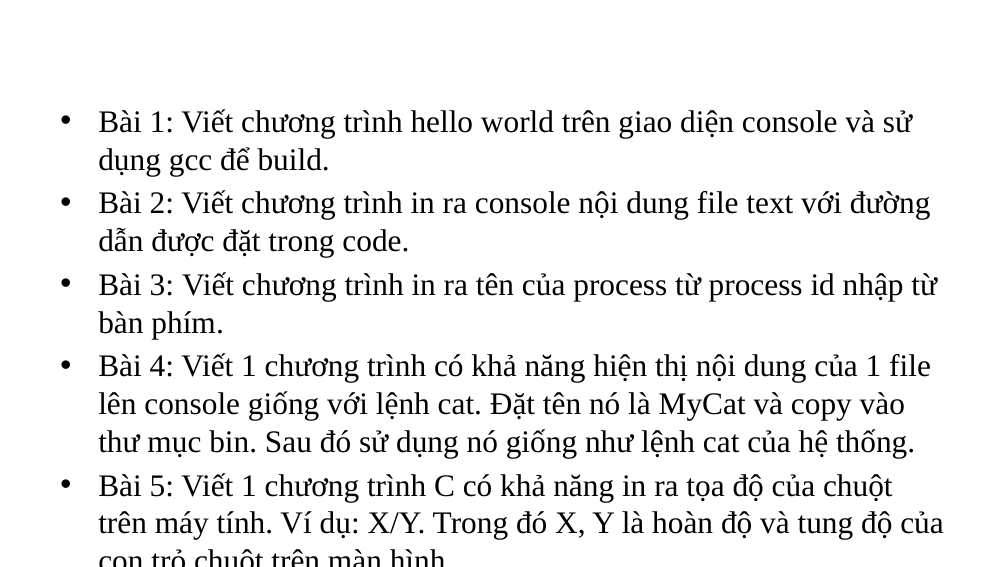
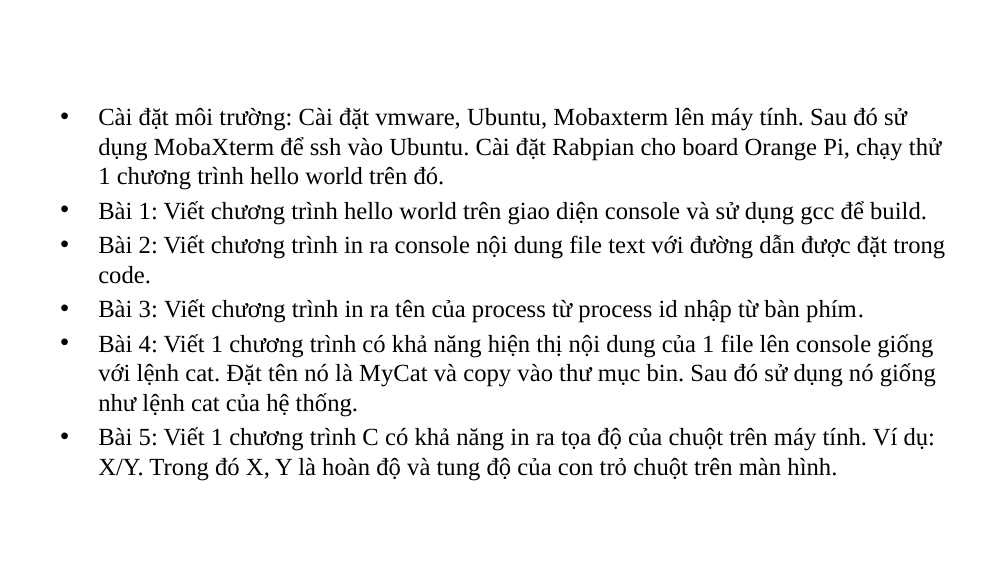
Before and after one commit to phuthodien/training_linux_embedded, a slide deck: slide 11 of Bai 1/Bài 1 - Tổng quan về hdh Unix.pptx (slide 12 before the commit). Drawn at 1008x567 pixels with LibreOffice and Linux fonts; fonts in the diff are those of the drawing; background and template pictures are left out. Boxes give left, top, right and bottom in pixels: in the first picture for what was removed or moved away, otherwise in the second. Text is boxed around its words. In the diff, an @@ line names an element or a change of style, - is before the commit and + after.

```diff
--- a/Bai 1/Bài 1 - Tổng quan về hdh Unix.pptx
+++ b/Bai 1/Bài 1 - Tổng quan về hdh Unix.pptx
@@ text at box(98, 108, 942, 190): paragraph added @@
+• Cài đặt môi trường: Cài đặt vmware, Ubuntu, Mobaxterm lên máy tính. Sau đó sử dụng MobaXterm để ssh vào Ubuntu. Cài đặt Rabpian cho board Orange Pi, chạy thử 1 chương trình hello world trên đó.
@@ text at box(98, 201, 945, 481): size 22.4 to 17.6 pt in "Bài 1: Viết chương trình hello world ...", "Bài 2: Viết chương trình in ra ...", "Bài 3: Viết chương trình in ra ...", "Bài 4: Viết 1 chương trình có ..." and 1 more places @@
```
Also in this commit, not shown: 1 other slide changed, 1 slide removed, 7 other files.
